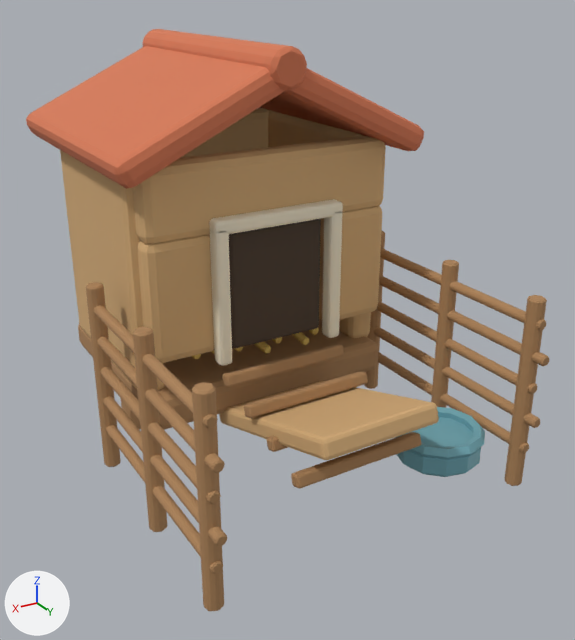
Two versions of the Blender file assets/game-assets/ChickenCoop.blend, one commit apart.
Rendered twice from a camera (50 mm lens) standing at (1.032, 2.092, 1.291) and looking at (-0.034, 0.315, 0.403). The axes (+X, +Y, +Z) are drawn at lower left. The lights are the same throughout. The older version comes first.

The first picture shows 'ChickenCoop_Bowl', 'ChickenCoop_Entrance', 'ChickenCoop_Roof', 'ChickenCoop_Trim', 'ChickenCoop_WoodDark', 'ChickenCoop_WoodLight' and 1 more.
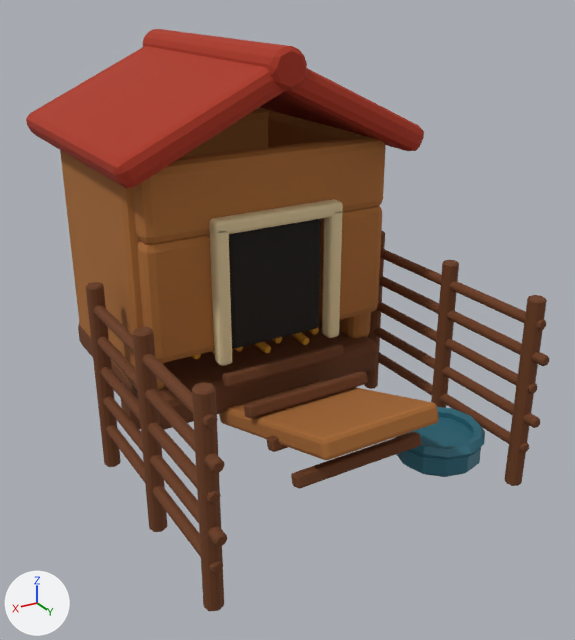
Pixel boxes [x1, y1, x2, y2] of what changed, in the pictures (575 x 640 px):
'ChickenCoop_WoodLight', recoloured (beige to brown): [60, 108, 439, 460] in both
'ChickenCoop_WoodDark', recoloured (darker): [78, 231, 549, 611] in both
'ChickenCoop_Roof', recoloured (orange to red): [26, 29, 424, 189] in both
'ChickenCoop_Trim', recoloured (pale yellow to beige): [209, 199, 343, 366] in both
'ChickenCoop_Bowl', recoloured (darker): [395, 407, 485, 477] in both

The change, as a diff of the scene's bpy script:
```diff
--- a/assets/game-assets/ChickenCoop.blend.py
+++ b/assets/game-assets/ChickenCoop.blend.py
@@ mat_material_chickencoop_oak @@
 mat_material_chickencoop_oak = principled_material('Material.ChickenCoop.Oak')
-mat_material_chickencoop_oak.base_color = (0.42, 0.23, 0.1)  # brown #ad8459
+mat_material_chickencoop_oak.base_color = (0.147, 0.0432, 0.01)  # brown #6b3b19
 mat_material_chickencoop_oak.roughness = 0.86
@@ mat_material_chickencoop_oaklight @@
 mat_material_chickencoop_oaklight = principled_material('Material.ChickenCoop.OakLight')
-mat_material_chickencoop_oaklight.base_color = (0.67, 0.42, 0.19)  # beige #d6ad79
+mat_material_chickencoop_oaklight.base_color = (0.406, 0.147, 0.0301)  # brown #ab6b30
 mat_material_chickencoop_oaklight.roughness = 0.86
@@ mat_material_chickencoop_limewash @@
 mat_material_chickencoop_limewash = principled_material('Material.ChickenCoop.Limewash')
-mat_material_chickencoop_limewash.base_color = (0.88, 0.8, 0.62)  # pale yellow #f1e7ce
+mat_material_chickencoop_limewash.base_color = (0.748, 0.604, 0.342)  # beige #e0cc9e
 mat_material_chickencoop_limewash.roughness = 0.86
@@ mat_material_chickencoop_terracotta @@
 mat_material_chickencoop_terracotta = principled_material('Material.ChickenCoop.Terracotta')
-mat_material_chickencoop_terracotta.base_color = (0.67, 0.19, 0.09)  # orange #d67955
+mat_material_chickencoop_terracotta.base_color = (0.406, 0.0301, 0.00854)  # red #ab3017
 mat_material_chickencoop_terracotta.roughness = 0.86
@@ mat_material_chickencoop_enamel @@
 mat_material_chickencoop_enamel = principled_material('Material.ChickenCoop.Enamel')
-mat_material_chickencoop_enamel.base_color = (0.18, 0.43, 0.5)  # cyan #76afbc
+mat_material_chickencoop_enamel.base_color = (0.0272, 0.155, 0.214)  # cyan #2e6e7f
 mat_material_chickencoop_enamel.metallic = 0.12
```
